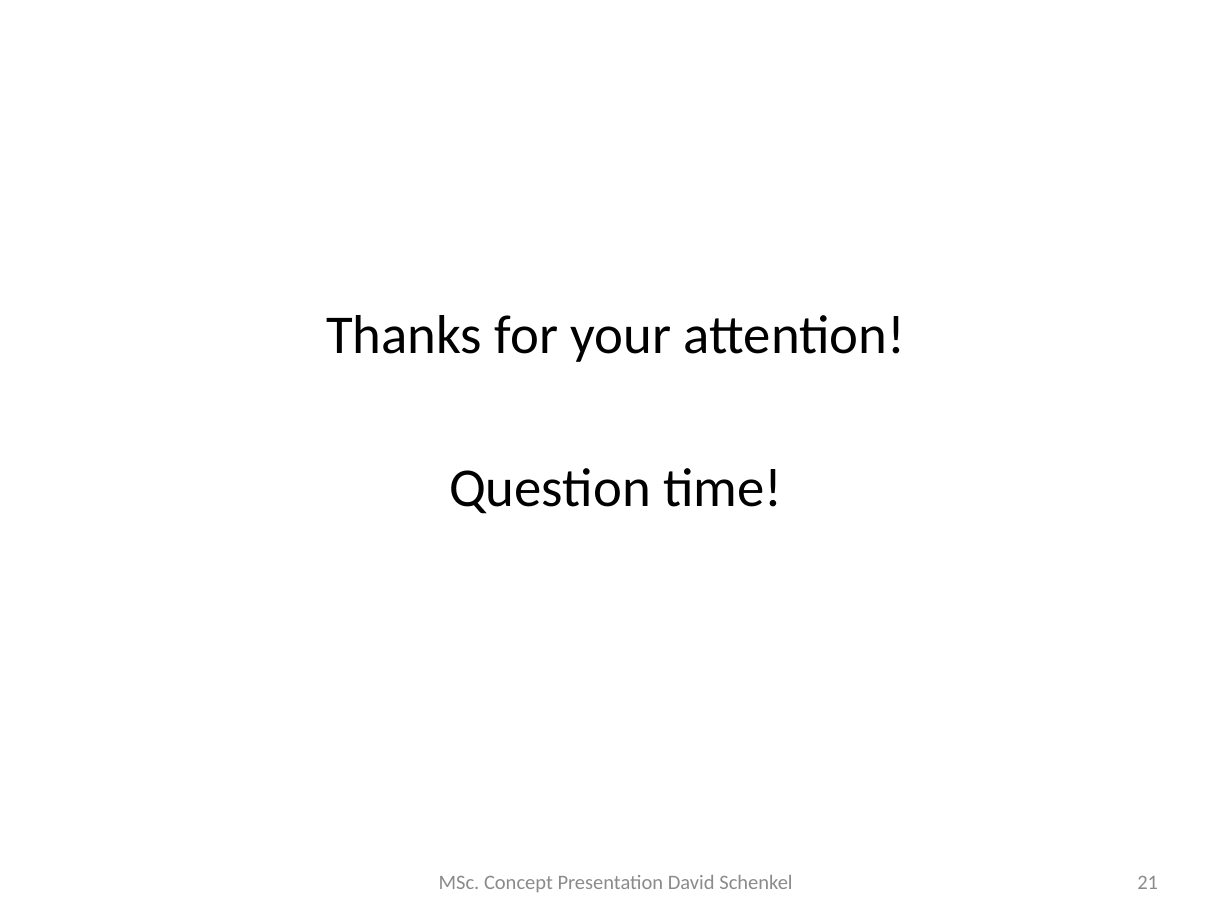
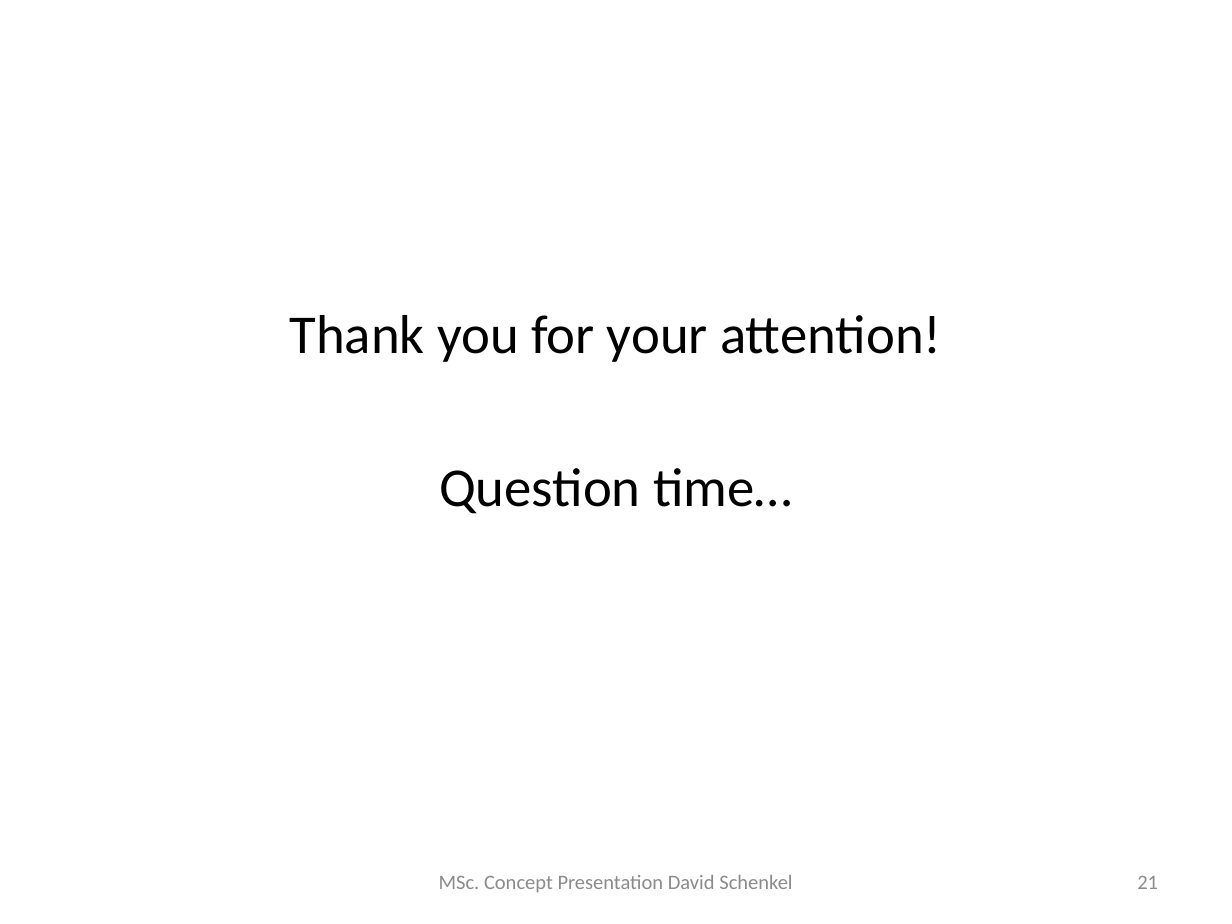
Before and after one commit to dschenkel/geo511, a slide deck: slide 21 of concept_presentation.pptx. Drawn at 1232x924 pixels with LibreOffice and Linux fonts; fonts in the diff are those of the drawing. Boxes give left, top, right and bottom in pixels: in the first picture for what was removed or moved away, otherwise in the second. Text is boxed around its words. In the diff, an @@ line names an element or a change of style, - is before the commit and + after.

```diff
--- a/concept_presentation.pptx
+++ b/concept_presentation.pptx
@@ text at (289, 315, 941, 514): text changed @@
-Thanks for your attention!
-Question time!
+Thank you for your attention!
+Question time…
```
Also in this commit, not shown: 18 other slides changed, 1 slide added, 2 other files.
